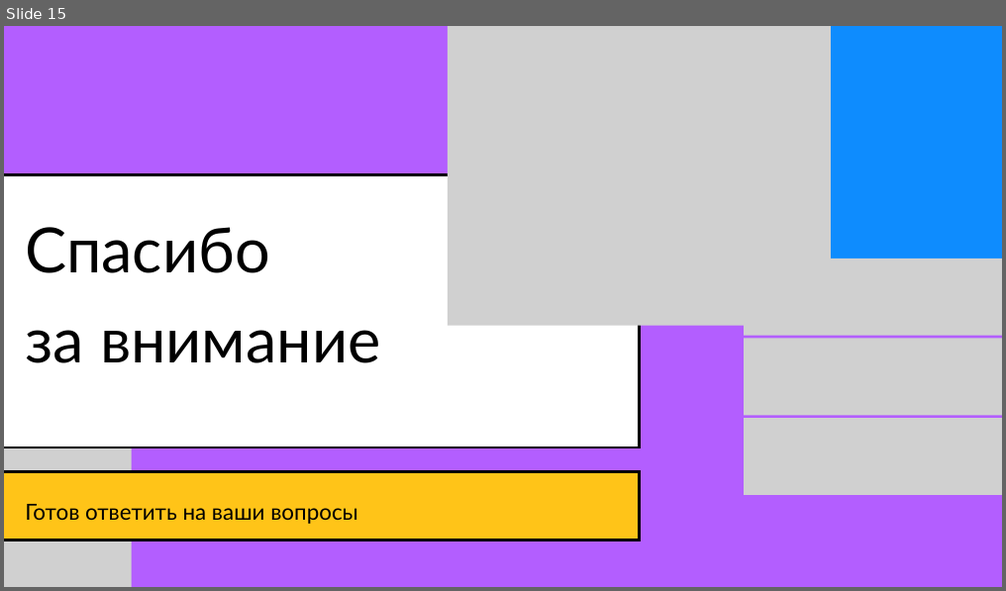
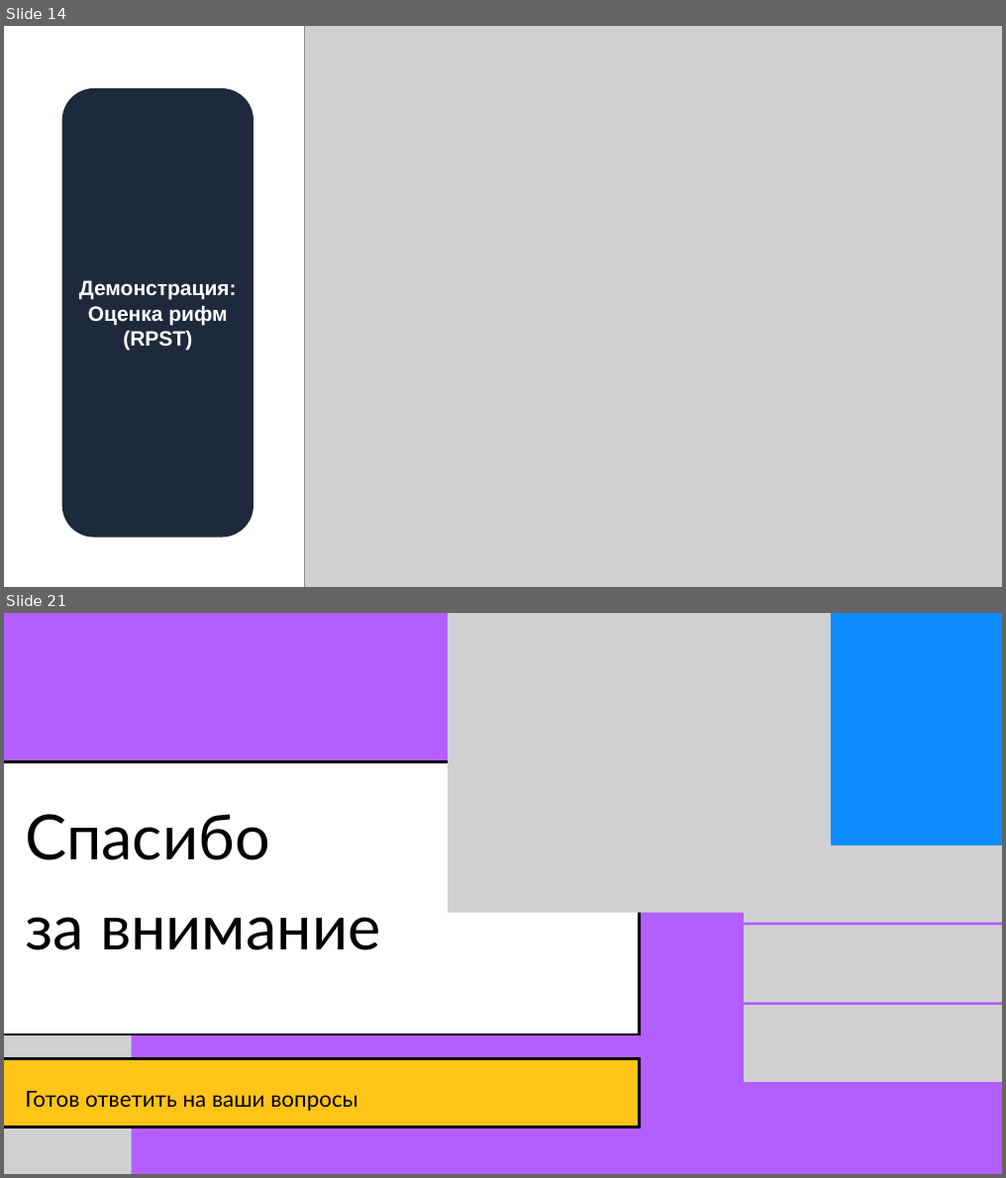
Before and after one commit to safosaffers/RussianRhymeAnalyzer, a slide deck: docs/presentation/Rhymer_presentation_final.pptx. Shown one above the other, each under a label of ours: slide 15 before the commit, slides 14 and 21 after it; the slides between them are not shown. The pictures are 1006x591 and 1006x1178 pixels, drawn with LibreOffice and Linux fonts; fonts in the diff are those of the drawing; grey boxes stand for pictures. Boxes give left, top, right and bottom in pixels: in the first picture for what was removed or moved away, otherwise in the second. Text is boxed around its words. In the diff, an @@ line names an element or a change of style, - is before the commit and + after.

```diff
--- a/docs/presentation/Rhymer_presentation_final.pptx
+++ b/docs/presentation/Rhymer_presentation_final.pptx
@@ slide 14 added at <box>4,26,1002,587</box>, background #FFFFFF @@
@@ picture added at <box>305,26,1002,587</box> @@
@@ rounded rectangle added at <box>61,88,253,538</box>, fill #1E293B, 30 pt, text #FFFFFF, bold @@
+Демонстрация: Оценка рифм (RPST)
@@ what was slide 15 is now slide 21 @@
```
Also in this commit, not shown: 8 slides changed, 6 other slides added, 1 slide removed, 17 other files.
